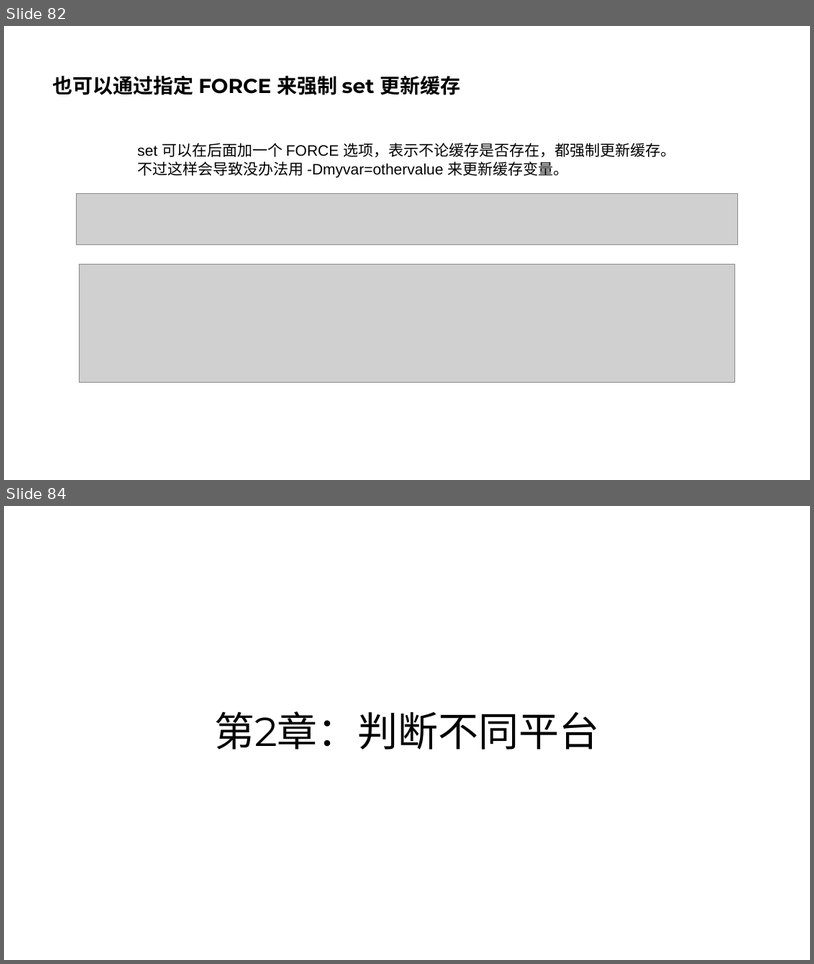
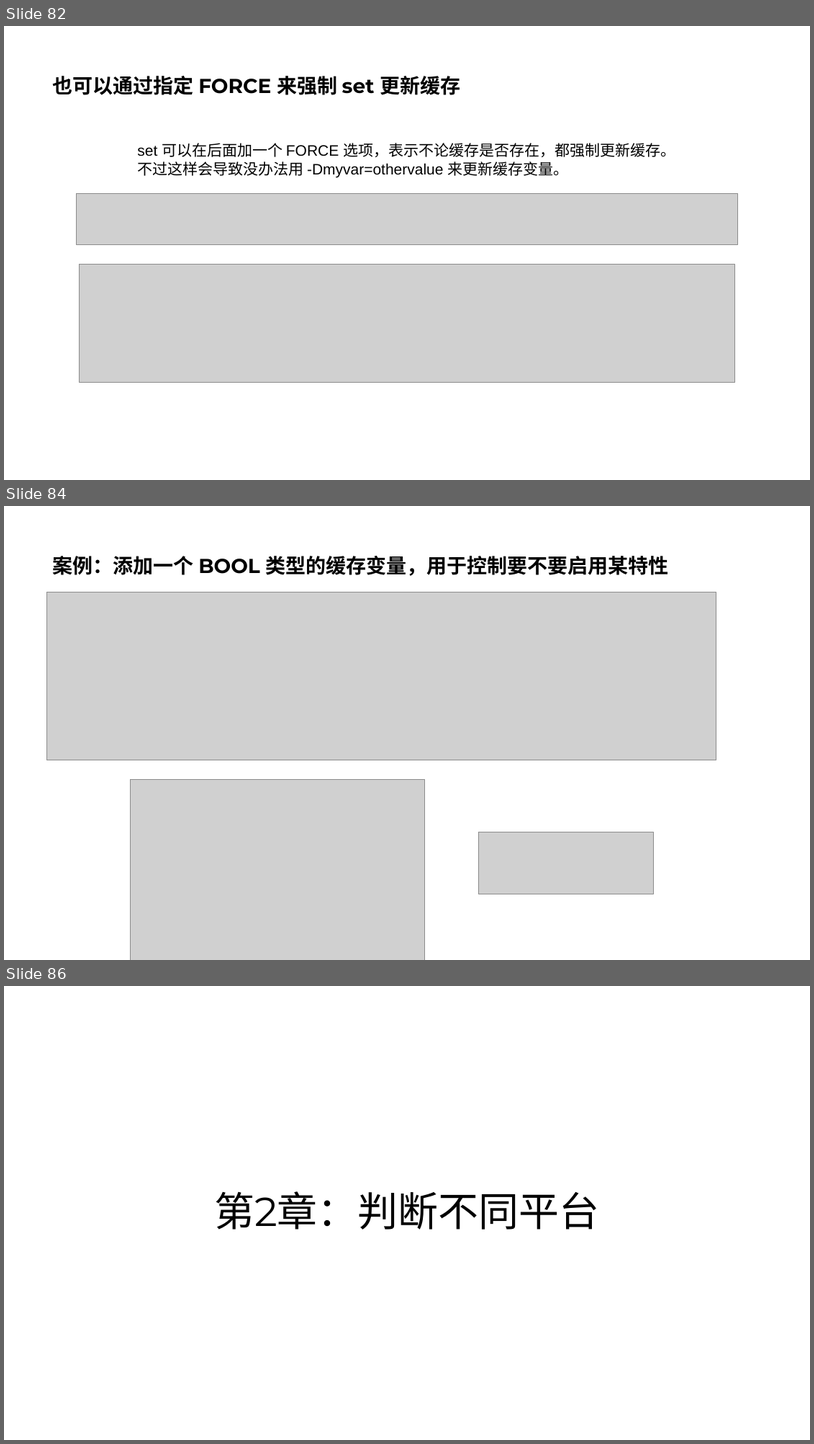
Before and after one commit to parallel101/course, a slide deck: 11/slides.pptx. Shown one above the other, each under a label of ours: slides 82 and 84 before the commit, slides 82, 84 and 86 after it; the slides between them are not shown. The pictures are 814x964 and 814x1444 pixels, drawn with LibreOffice and Linux fonts; fonts in the diff are those of the drawing; grey boxes stand for pictures. Boxes give left, top, right and bottom in pixels: in the first picture for what was removed or moved away, otherwise in the second. Text is boxed around its words. In the diff, an @@ line names an element or a change of style, - is before the commit and + after.

```diff
--- a/11/slides.pptx
+++ b/11/slides.pptx
@@ slide 84 added at [4,506,810,960], background #FFFFFF @@
@@ title added at [53,556,669,576], 24 pt, text #000000, bold @@
+案例：添加一个 BOOL 类型的缓存变量，用于控制要不要启用某特性
@@ picture added at [47,592,718,759] @@
@@ picture added at [131,780,425,960] @@
@@ picture added at [478,831,653,894] @@
@@ what was slide 84 is now slide 86 @@
```
Also in this commit, not shown: 1 slide changed, 1 other slide added, 2 other files.
